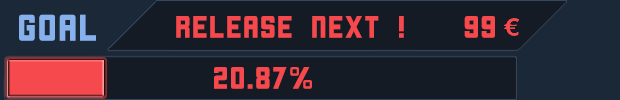
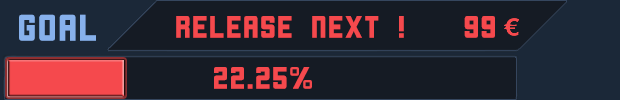
Before/after of a 620x100 layered artwork. What changed in the layer stack:
renamed "20.87%" to "22.25%", painted on it over [231, 67, 287, 89]
renamed "Red Bar copy 2" to "Red Bar copy", painted on it over [101, 60, 124, 96]
